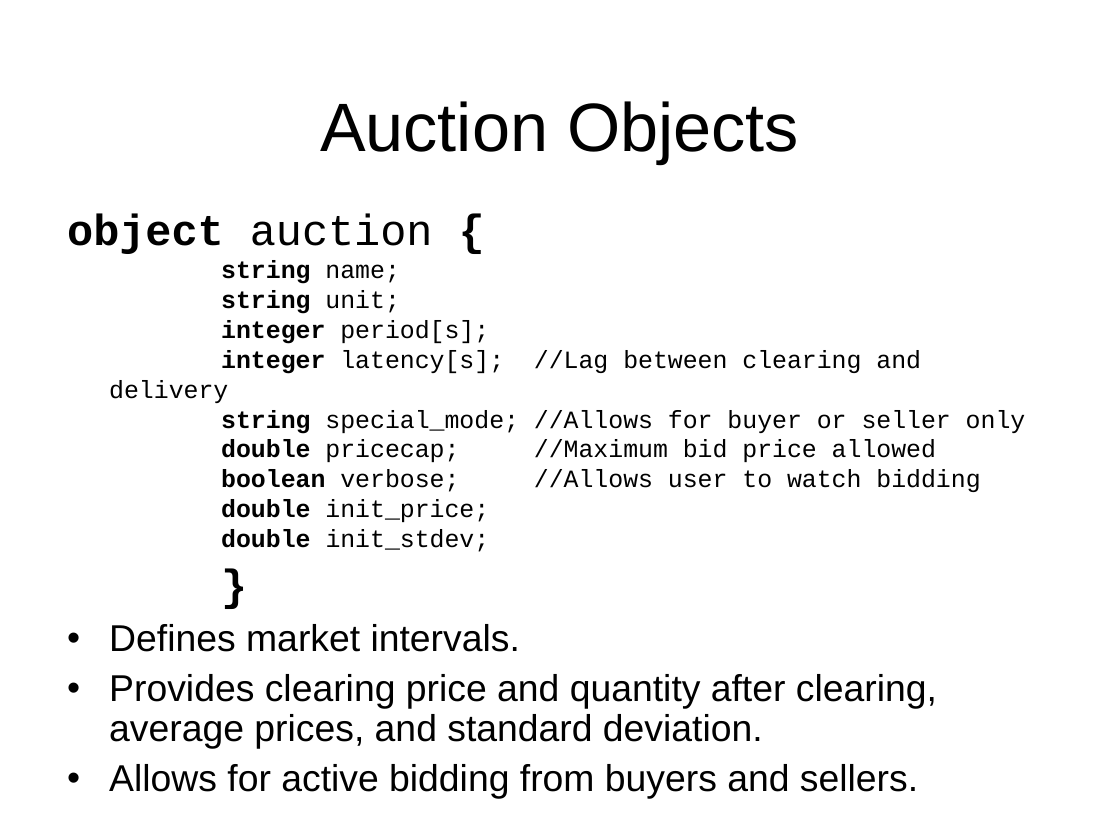
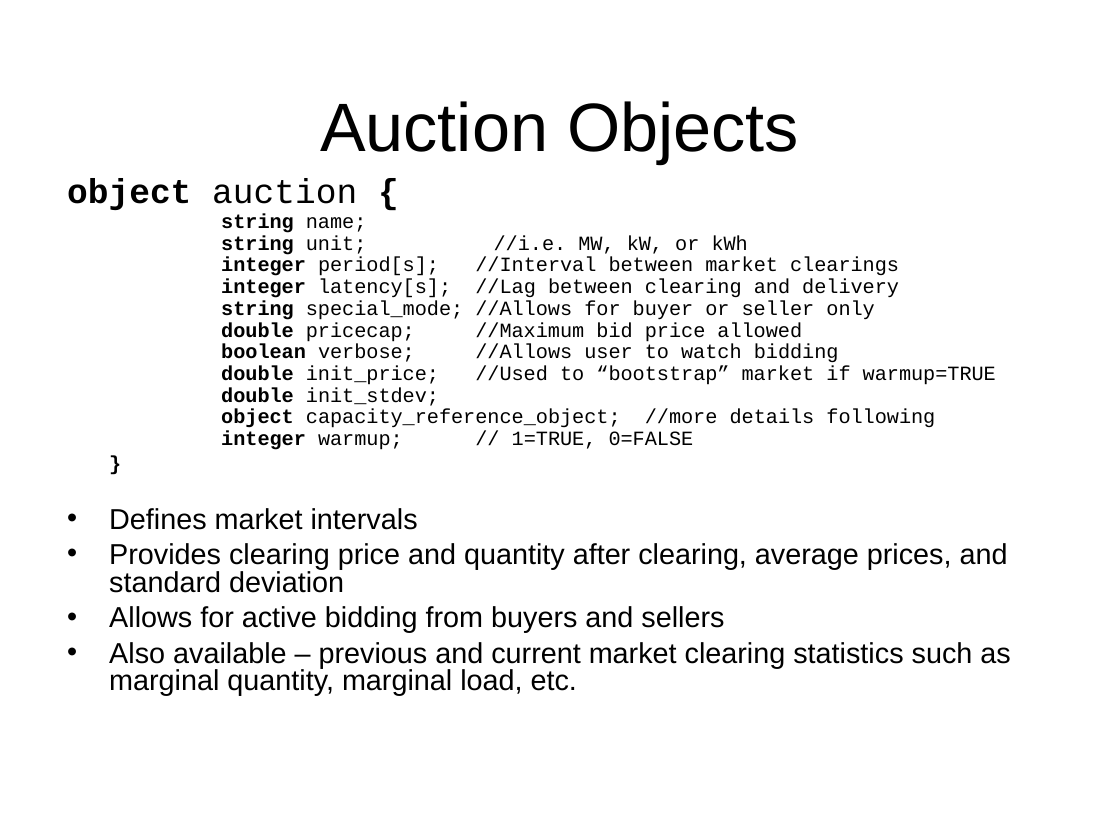
Before and after one commit to gridlab-d/course, a slide deck: slide 13 of FourDayCourse/5.1 - Market Module.ppt. Drawn at 1120x840 pixels with LibreOffice and Linux fonts; fonts in the diff are those of the drawing; background and template pictures are left out. Boxes give left, top, right and bottom in pixels: in the first picture for what was removed or moved away, otherwise in the second. Text is boxed around its words. In the diff, an @@ line names an element or a change of style, - is before the commit and + after.

```diff
--- a/FourDayCourse/5.1 - Market Module.ppt
+++ b/FourDayCourse/5.1 - Market Module.ppt
@@ text "object auction { string name; ...": place and size @@
-text "object auction { string name; ..." at (67,213,1026,799)
+text "object auction { string name; ..." at (67,178,1010,696)
@@ text at (67,178,899,276): text changed; size 16 to 12.9 pt @@
-object auction {
-string name;
-string unit;
-integer period[s];
+object auction {
+string name;
+string unit; //i.e. MW, kW, or kWh
+integer period[s]; //Interval between market clearings
@@ text at (221,279,899,406): size 16 to 12.9 pt in "integer latency[s]; //Lag between clearing and delivery", "string special_mode; //Allows for buyer or seller ...", "double pricecap; //Maximum bid price allowed", "boolean verbose; //Allows user to watch bidding" and 1 more places; size 28 to 12.9 pt in "}"; line spacing 1 to 0.9; line spacing 0.9 to 0.8; less space between paragraphs @@
@@ text at (221,366,996,385): text changed; size 16 to 12.9 pt @@
-double init_price;
+double init_price; //Used to “bootstrap” market if warmup=TRUE
@@ text at (221,409,935,450): paragraphs added @@
+object capacity_reference_object; //more details following
+integer warmup; // 1=TRUE, 0=FALSE
@@ text at (109,508,1010,696): text changed; size 24 to 18.5 pt @@
-• Defines market intervals.
-• Provides clearing price and quantity after clearing, average prices, and standard deviation.
-• Allows for active bidding from buyers and sellers.
+• Defines market intervals
+• Provides clearing price and quantity after clearing, average prices, and standard deviation
+• Allows for active bidding from buyers and sellers
+• Also available – previous and current market clearing statistics such as marginal quantity, marginal load, etc.
```
Also in this commit, not shown: 7 other slides changed, 2 slides added, 12 other files.
